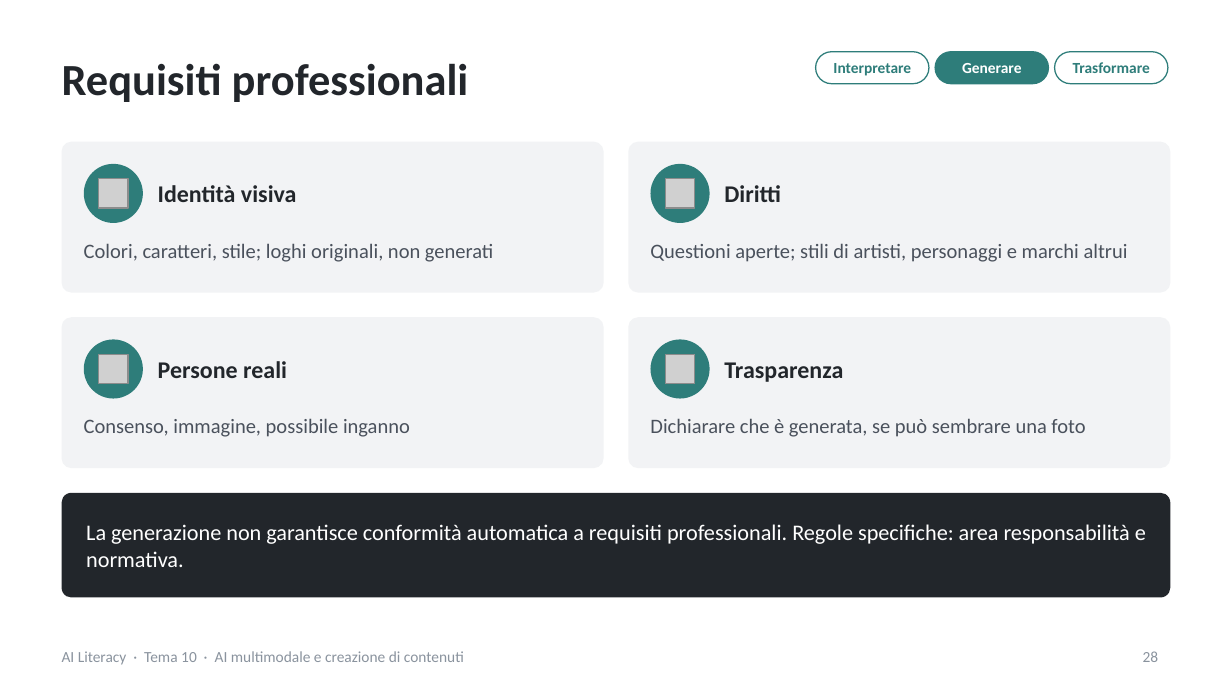
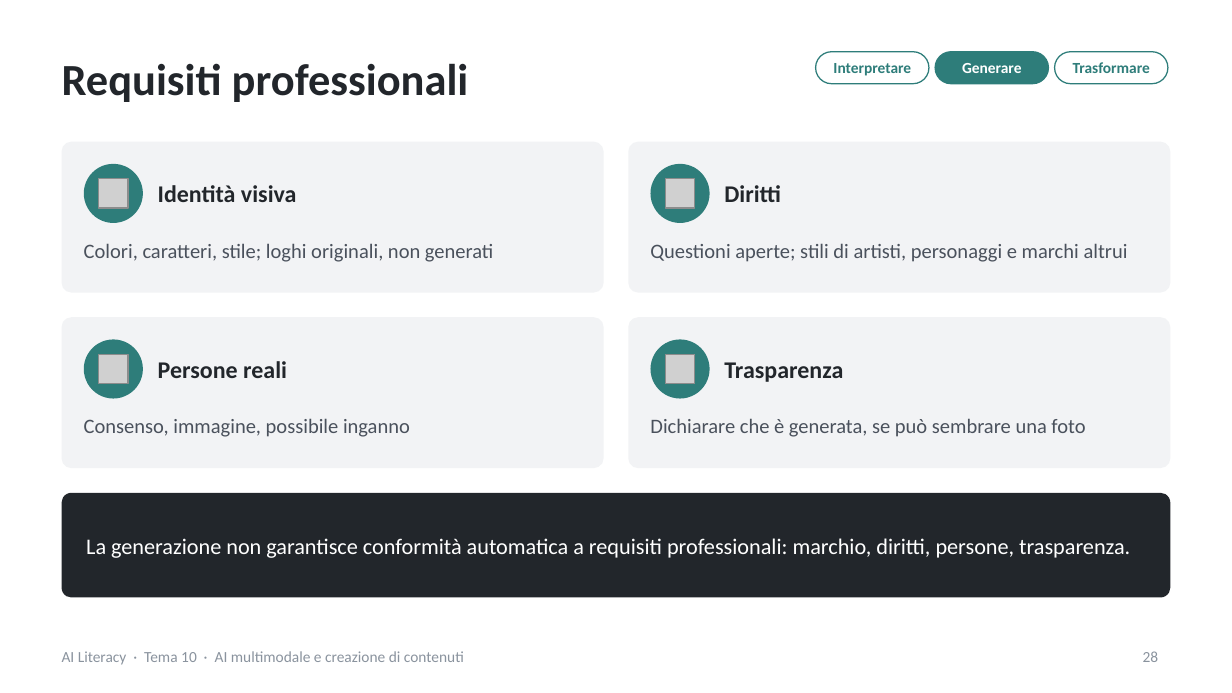
Before and after one commit to NetAi-IT/Formazione-AI-Literacy-Official, a slide deck: slide 28 of Base/Tema10_AI_multimodale_contenuti.pptx. Drawn at 1232x693 pixels with LibreOffice and Linux fonts; fonts in the diff are those of the drawing; grey boxes stand for pictures. Boxes give left, top, right and bottom in pixels: in the first picture for what was removed or moved away, otherwise in the second. Text is boxed around its words. In the diff, an @@ line names an element or a change of style, - is before the commit and + after.

```diff
--- a/Base/Tema10_AI_multimodale_contenuti.pptx
+++ b/Base/Tema10_AI_multimodale_contenuti.pptx
@@ text at (86,538,1130,558): text changed @@
-La generazione non garantisce conformità automatica a requisiti professionali. Regole specifiche: area responsabilità e normativa.
+La generazione non garantisce conformità automatica a requisiti professionali: marchio, diritti, persone, trasparenza.
```
Also in this commit, not shown: 15 other slides changed, 1 slide added, 12 other files.
